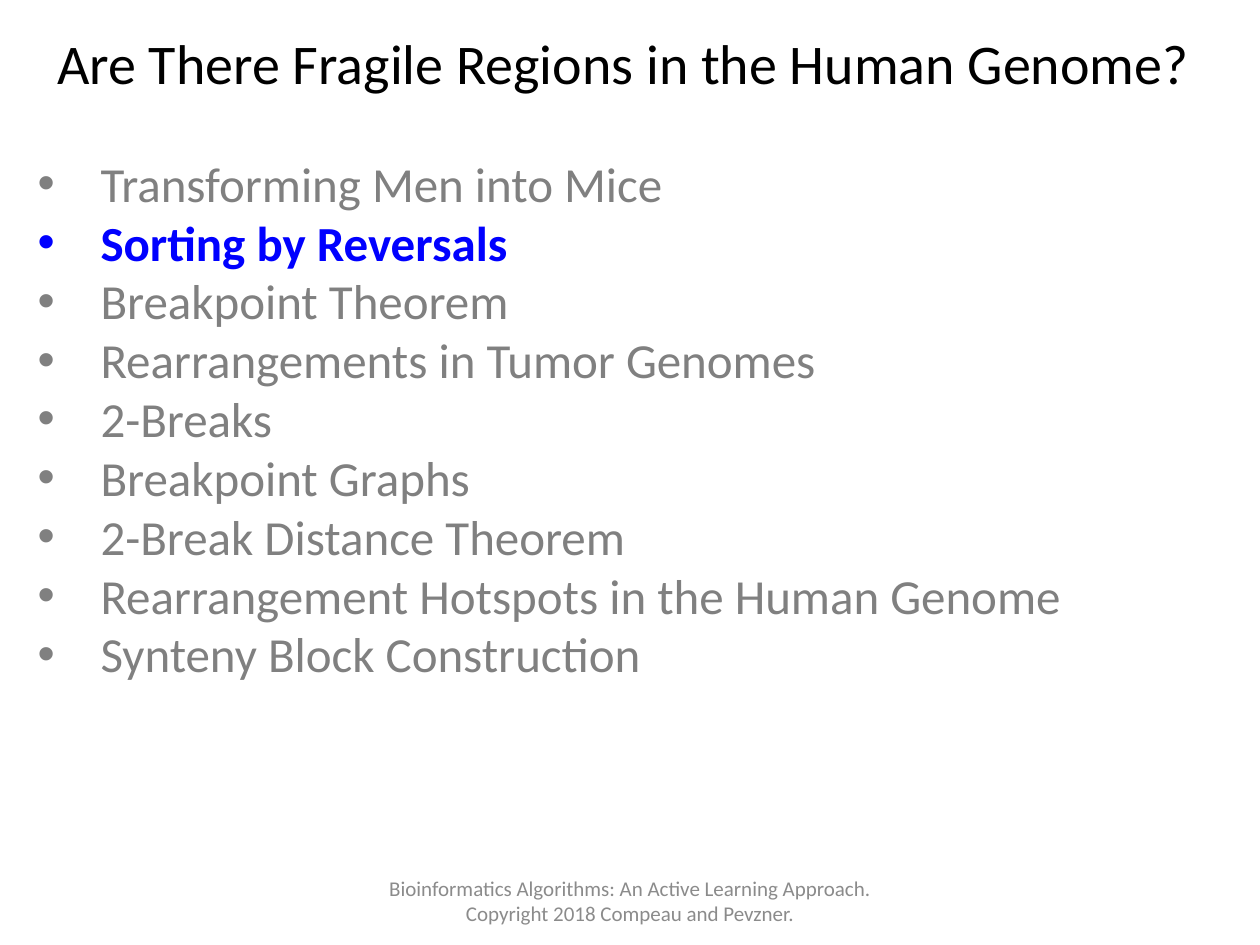
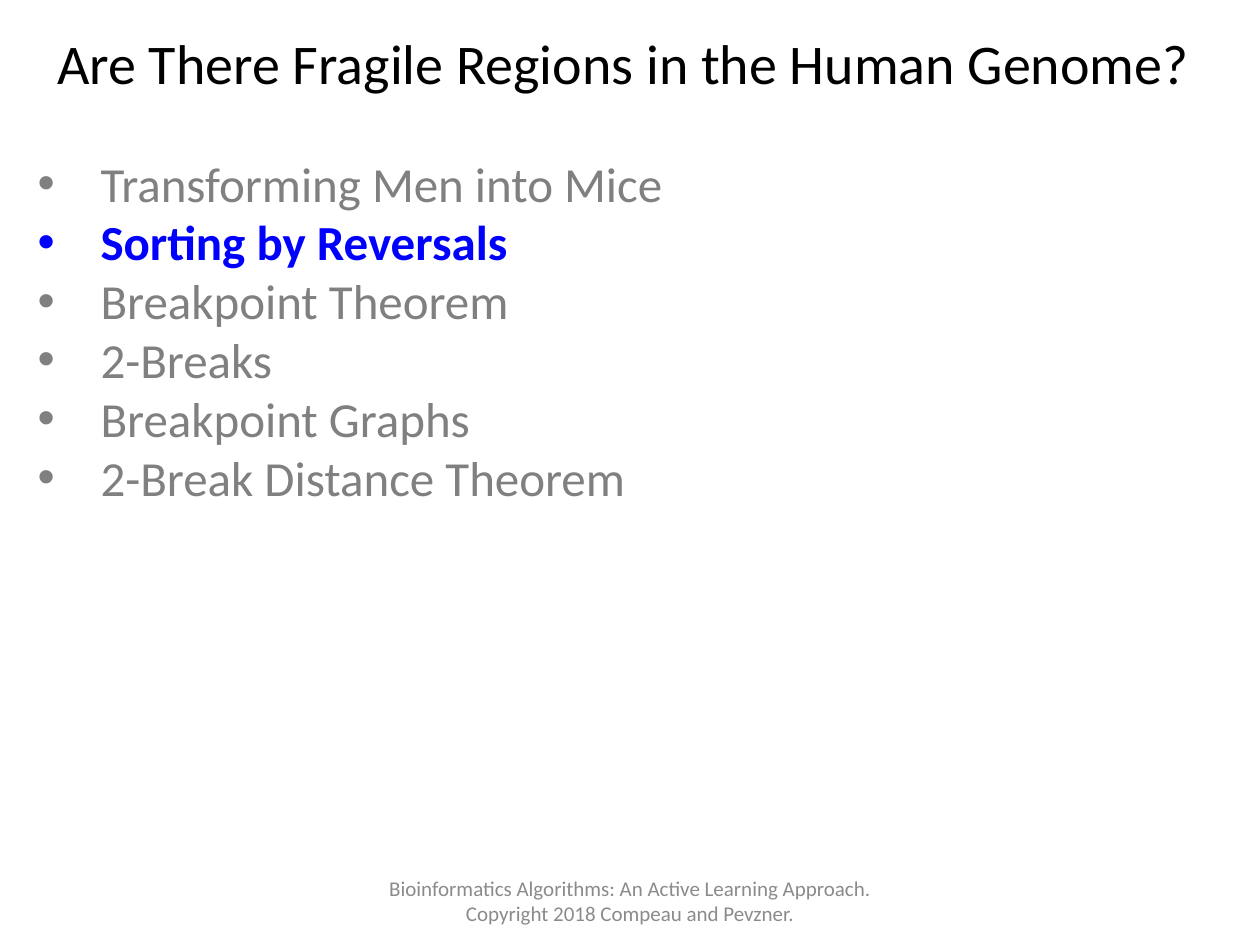
Before and after one commit to haochenhc/haochenhc.github.io, a slide deck: slide 32 of cs502/slides/03_genome_rearrangement.pptx (slide 13 before the commit). Drawn at 1260x945 pixels with LibreOffice and Linux fonts; fonts in the diff are those of the drawing. Boxes give left, top, right and bottom in pixels: in the first picture for what was removed or moved away, otherwise in the second. Text is boxed around its words. In the diff, an @@ line names an element or a change of style, - is before the commit and + after.

```diff
--- a/cs502/slides/03_genome_rearrangement.pptx
+++ b/cs502/slides/03_genome_rearrangement.pptx
@@ text at <box>101,344,815,387</box>: paragraph removed @@
-• Rearrangements in Tumor Genomes
@@ text at <box>101,580,1060,680</box>: paragraphs removed @@
-• Rearrangement Hotspots in the Human Genome
-• Synteny Block Construction
```
Also in this commit, not shown: 3 other slides changed, 74 slides added, 1 other file.
